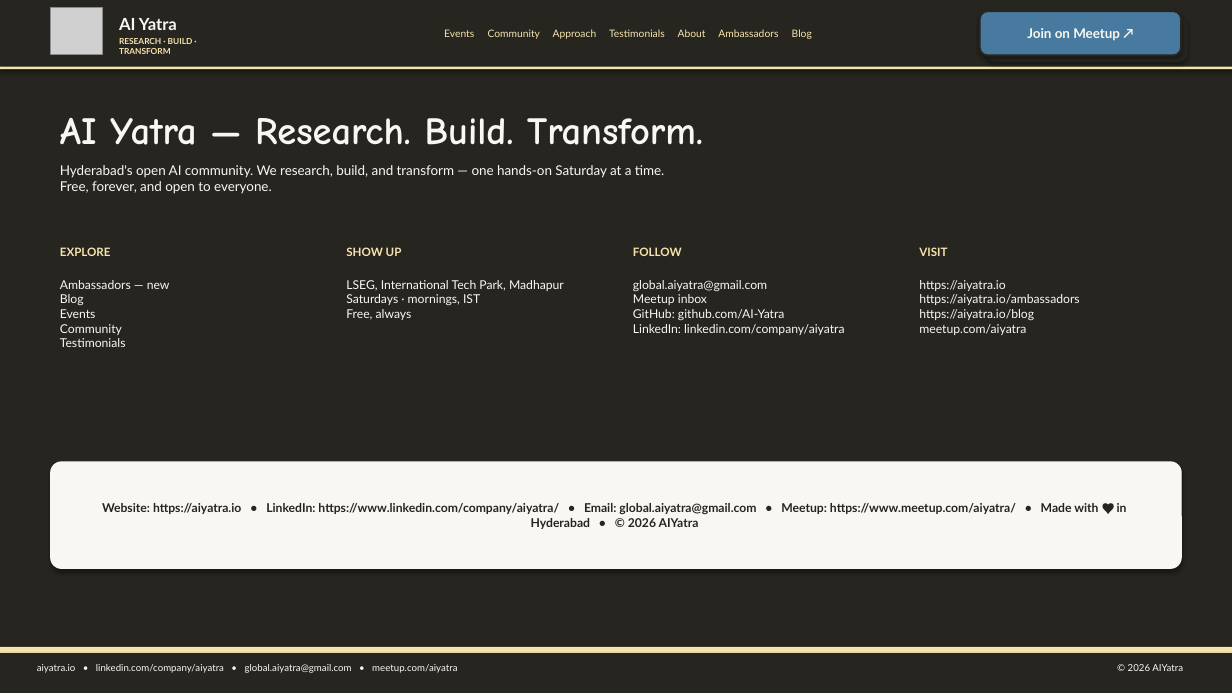
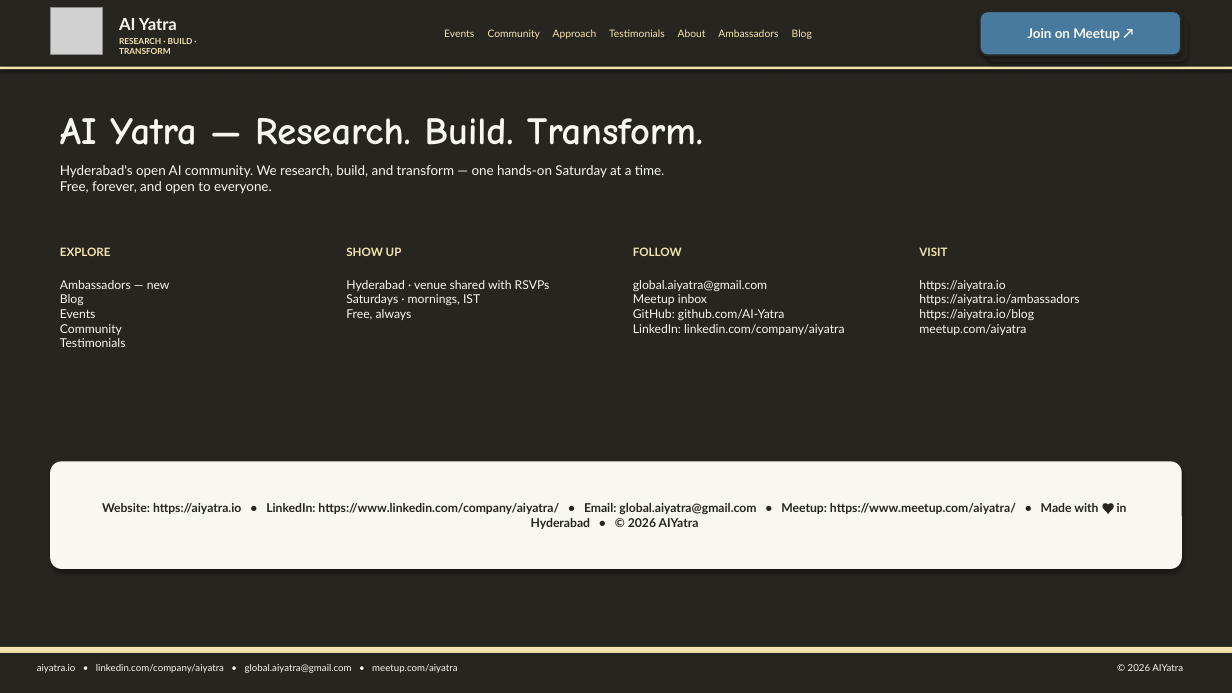
Before and after one commit to AI-Yatra/aiyatra.io, a slide deck: slide 9 of decks/AIYatra-Journey-From-Start-Till-Now.pptx. Drawn at 1232x693 pixels with LibreOffice and Linux fonts; fonts in the diff are those of the drawing; grey boxes stand for pictures. Boxes give left, top, right and bottom in pixels: in the first picture for what was removed or moved away, otherwise in the second. Text is boxed around its words. In the diff, an @@ line names an element or a change of style, - is before the commit and + after.

```diff
--- a/decks/AIYatra-Journey-From-Start-Till-Now.pptx
+++ b/decks/AIYatra-Journey-From-Start-Till-Now.pptx
@@ text at [346,280,550,320]: text changed @@
-LSEG, International Tech Park, Madhapur
-Saturdays · mornings, IST
-Free, always
+Hyderabad · venue shared with RSVPs
+Saturdays · mornings, IST
+Free, always
```
Also in this commit, not shown: 2 other slides changed, 27 other files.
